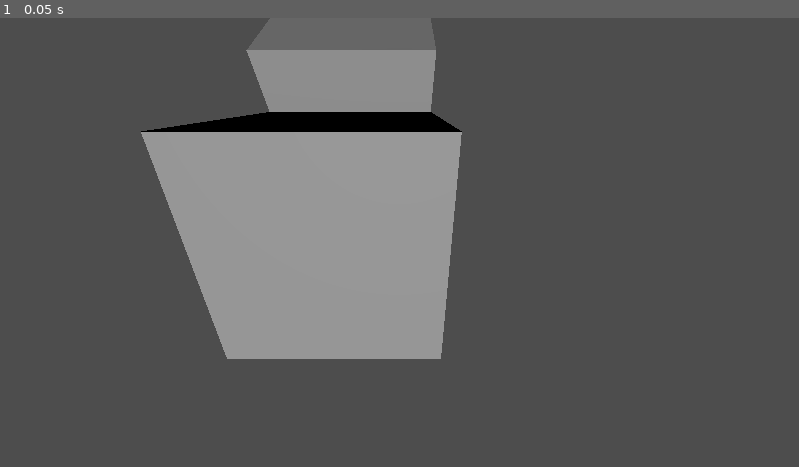
Above: before the commit, frame 1.
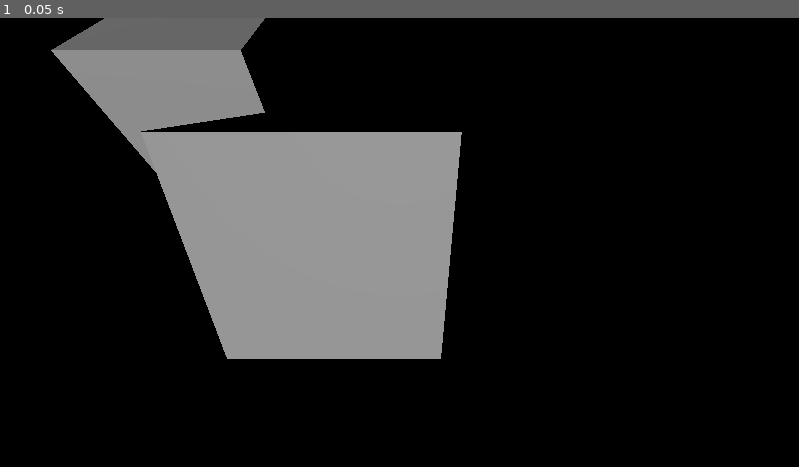
Above: after the commit, the same moment.

Repository: EloiStree/2026_02_27_godot_hello_git_on_quest
Game: Godot game, scene res://_/hello_2d.tscn
Two runs of this game, one before a commit and one after it. Both use one fixed random seed, a clock stepped at 60 frames per second and the inputs below. This scene is started directly instead of the project's main scene.
Inputs:
- Up to frame 1 (0.05 s): no input

The runs differ from the first frame. In frame 1, 82% of the frame differs, in the area x 0-100%, y 0-100%.

Commit message:
Setup project for XR

Diff:
--- a/_/hello_2d.tscn
+++ b/_/hello_2d.tscn
@@ -8,7 +8,7 @@
 mesh = SubResource("BoxMesh_j2gb7")
 
 [node name="MeshInstance3D2" type="MeshInstance3D" parent="." unique_id=637503328]
-transform = Transform3D(1, 0, 0, 0, 0.8936927, -0.4486796, 0, 0.4486796, 0.8936927, 0, 0.5823575, -1.0359453)
+transform = Transform3D(1, 0, 0, 0, 0.8936927, -0.4486796, 0, 0.4486796, 0.8936927, -1.0301116, 0.5823575, -1.0359453)
 mesh = SubResource("BoxMesh_j2gb7")
 
 [node name="Camera3D" type="Camera3D" parent="." unique_id=225024972]
--- a/project.godot
+++ b/project.godot
@@ -11,7 +11,7 @@
 [application]
 
 config/name="hello_git_on_quest"
-run/main_scene="uid://bvun2c4o5aoo5"
+run/main_scene="uid://cag5pqsk360q"
 config/features=PackedStringArray("4.6", "Mobile")
 config/icon="res://icon.svg"
 
@@ -23,3 +23,12 @@
 
 rendering_device/driver.windows="d3d12"
 renderer/rendering_method="mobile"
+environment/defaults/default_clear_color=Color(0, 0, 0, 0)
+
+[xr]
+
+openxr/enabled=true
+openxr/reference_space=2
+openxr/environment_blend_mode=2
+openxr/extensions/hand_tracking=true
+shaders/enabled=true
